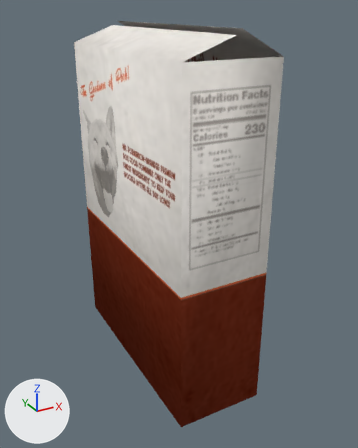
One commit to the Blender file Assets/Prefabs/Models/Doggy Stuff/dogfoodbox.blend: the scene before it, then after it.
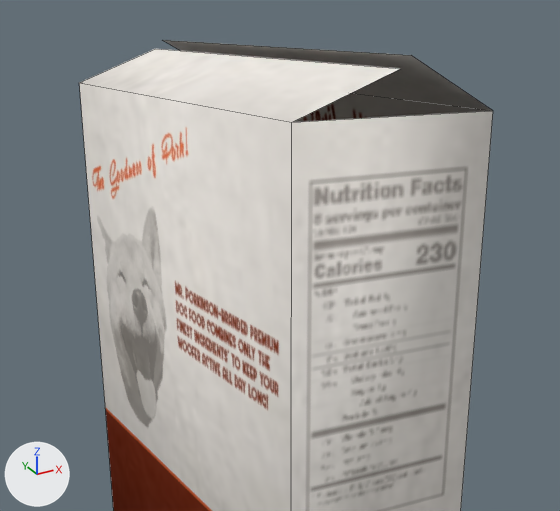
Old and new are each drawn whole from a 50 mm lens placed at (-1.25, -2.45, 2.12), pointed at (0.06, -0.08, 0.93) and again close up on the part from 9% to 89% of the width and 0% to 58% of the height. The lights are fixed; the arrows at lower left show +X, +Y and +Z. The close-ups show mesh edges as thin lines.
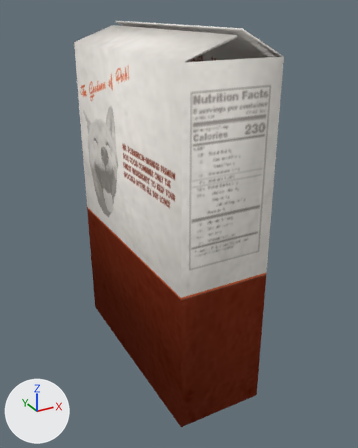
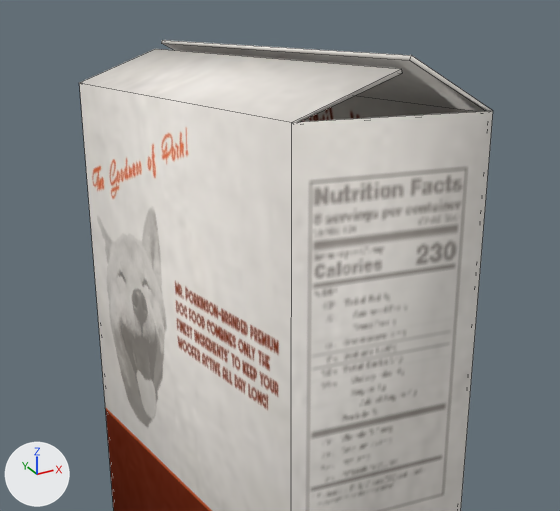
Boxes (x1, y1, x2, y2) around the edits, measured in the close-ups (560 x 511 px):
```json
{"part": 1, "of": "me_cube_002", "change": "added", "after": [161, 40, 493, 122]}
```

The change, as JSON lines over the scene's bpy script:
```json
{"block": "me_cube_002", "where": "# used by ob_cube; location = (0.0, 0.0, 1.018); rotation_euler = (0.0, 0.0, -1.571), in degrees (0, 0, -90)"}
{"block": "me_cube_002", "where": "# verts and faces of me_cube_002; kept vertices keep their numbers, new ones are numbered from 12"}
{"block": "me_cube_002", "where": "# before: 1 (-0.68, -0.26, 0.9) at pixel (79, 82), 3 (-0.68, 0.26, 0.9), 5 (0.68, -0.26, 0.9) at pixel (291, 122), 7 (0.68, 0.26, 0.9) at pixel (493, 110), 8 (-0.68, 0.0, 0.99) at pixel (155, 48)"}
{"block": "me_cube_002", "where": "# before: 9 (-0.68, 0.03, 1.02) at pixel (162, 40), 10 (0.68, 0.0, 0.99) at pixel (401, 68), 11 (0.68, 0.03, 1.02) at pixel (411, 55)"}
{"op": "remove", "block": "me_cube_002", "code": "me_cube_002.from_pydata(...)  # 12 vertices, 7 faces; spans x -0.68..0.68, y -0.26..0.26, z -1.0..1.02"}
{"op": "add", "block": "me_cube_002", "code": "me_cube_002.from_pydata(...)  # 24 vertices, 22 faces; spans x -0.68..0.68, y -0.26..0.26, z -1.0..1.02"}
{"block": "me_cube_002", "change": "me_cube_002 part 1"}
{"op": "add", "block": "me_cube_002", "code": "verts[12] = (-0.67, -0.25, -0.99)"}
{"op": "add", "block": "me_cube_002", "code": "verts[13] = (-0.67, -0.25, 0.89)"}
{"op": "add", "block": "me_cube_002", "code": "verts[14] = (-0.67, 0.25, -0.99)"}
{"op": "add", "block": "me_cube_002", "code": "verts[15] = (-0.67, 0.25, 0.9)"}
{"op": "add", "block": "me_cube_002", "code": "for new, old in zip([*range(16, 20)], [*range(12, 16)]): verts[new] = verts[old] + (1.34, 0.0, 0.0)"}
{"op": "add", "block": "me_cube_002", "code": "verts[20] = (-0.68, 0.01, 0.98)"}
{"op": "add", "block": "me_cube_002", "code": "verts[21] = (-0.68, 0.02, 1.01)  # pixel (161, 43)"}
{"op": "add", "block": "me_cube_002", "code": "verts[22] = (0.68, 0.01, 0.98)  # pixel (402, 73)"}
{"op": "add", "block": "me_cube_002", "code": "verts[23] = (0.68, 0.02, 1.01)  # pixel (409, 60)"}
{"op": "add", "block": "me_cube_002", "code": "faces += [(12, 14, 15, 13), (14, 18, 19, 15), (16, 17, 19, 18), (12, 13, 17, 16), (12, 16, 18, 14), (13, 20, 22, 17)]"}
{"op": "add", "block": "me_cube_002", "code": "faces += [(15, 19, 23, 21), (1, 13, 15, 3), (5, 7, 19, 17), (9, 21, 23, 11), (8, 10, 22, 20), (5, 17, 22, 10)]"}
{"op": "add", "block": "me_cube_002", "code": "faces += [(1, 8, 20, 13), (3, 15, 21, 9), (7, 11, 23, 19)]"}
```
